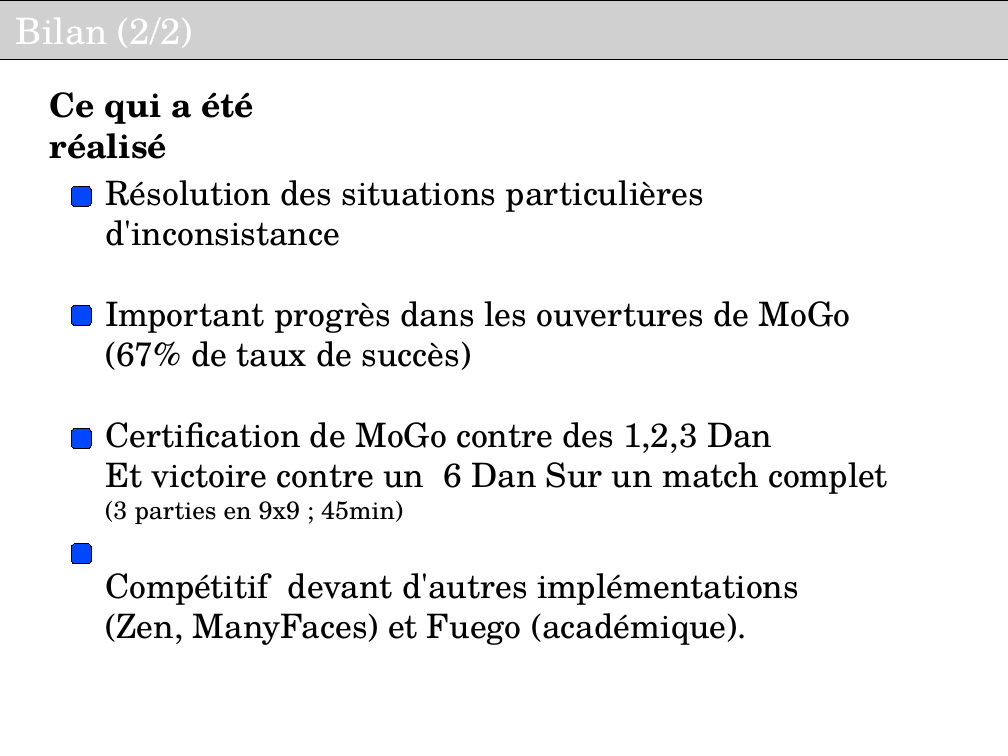
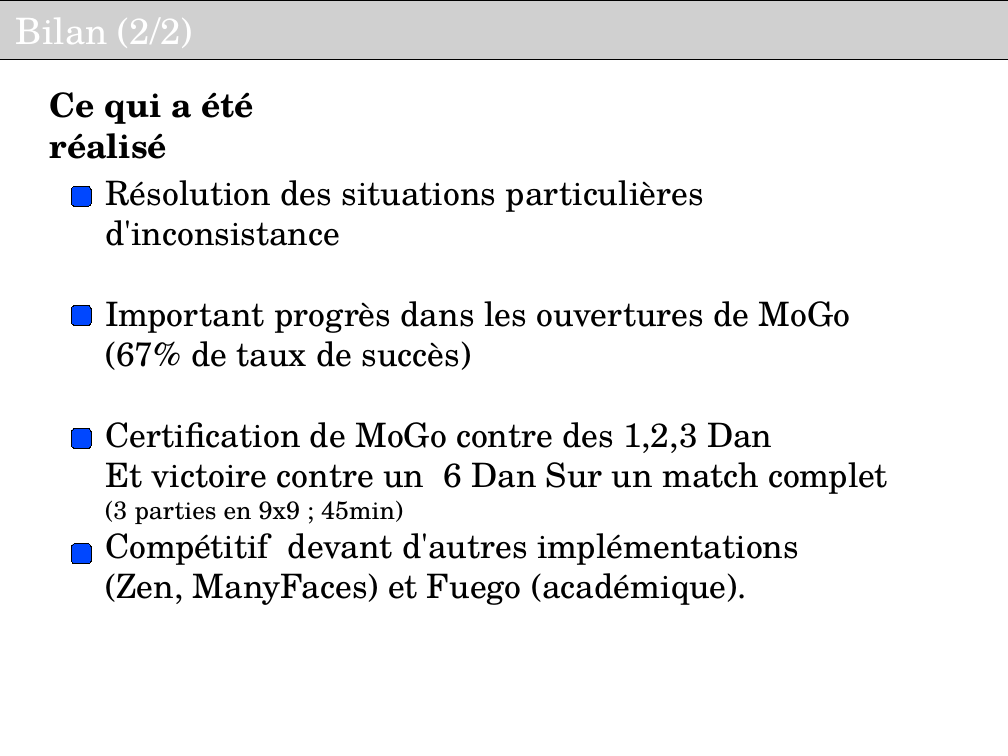
Before and after one commit to haspeleo/Android-Dev, a slide deck: slide 10 of MCTS/Soutenance_INRIA_V2.odp (slide 14 before the commit). Drawn at 1008x756 pixels with LibreOffice and Linux fonts; fonts in the diff are those of the drawing; grey boxes stand for pictures; background and template pictures are left out. Boxes give left, top, right and bottom in pixels: in the first picture for what was removed or moved away, otherwise in the second. Text is boxed around its words. In the diff, an @@ line names an element or a change of style, - is before the commit and + after.

```diff
--- a/MCTS/Soutenance_INRIA_V2.odp
+++ b/MCTS/Soutenance_INRIA_V2.odp
@@ text "Résolution des situations particulières d'inconsistance" rewrapped from (x1=105, y1=180, x2=888, y2=645) to (x1=105, y1=180, x2=888, y2=605) @@
```
Also in this commit, not shown: 3 other slides changed, 3 slides added, 1 slide removed.
